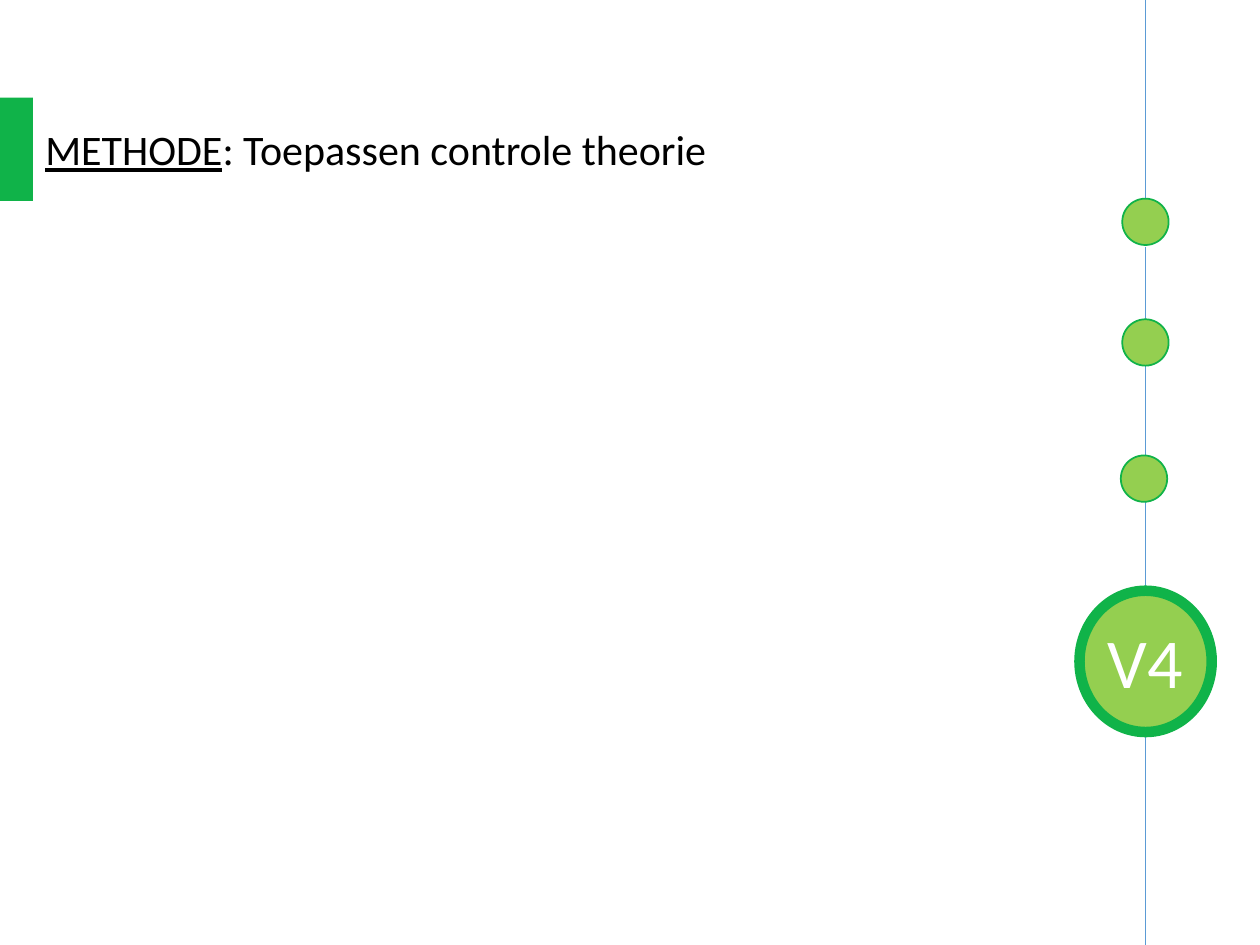
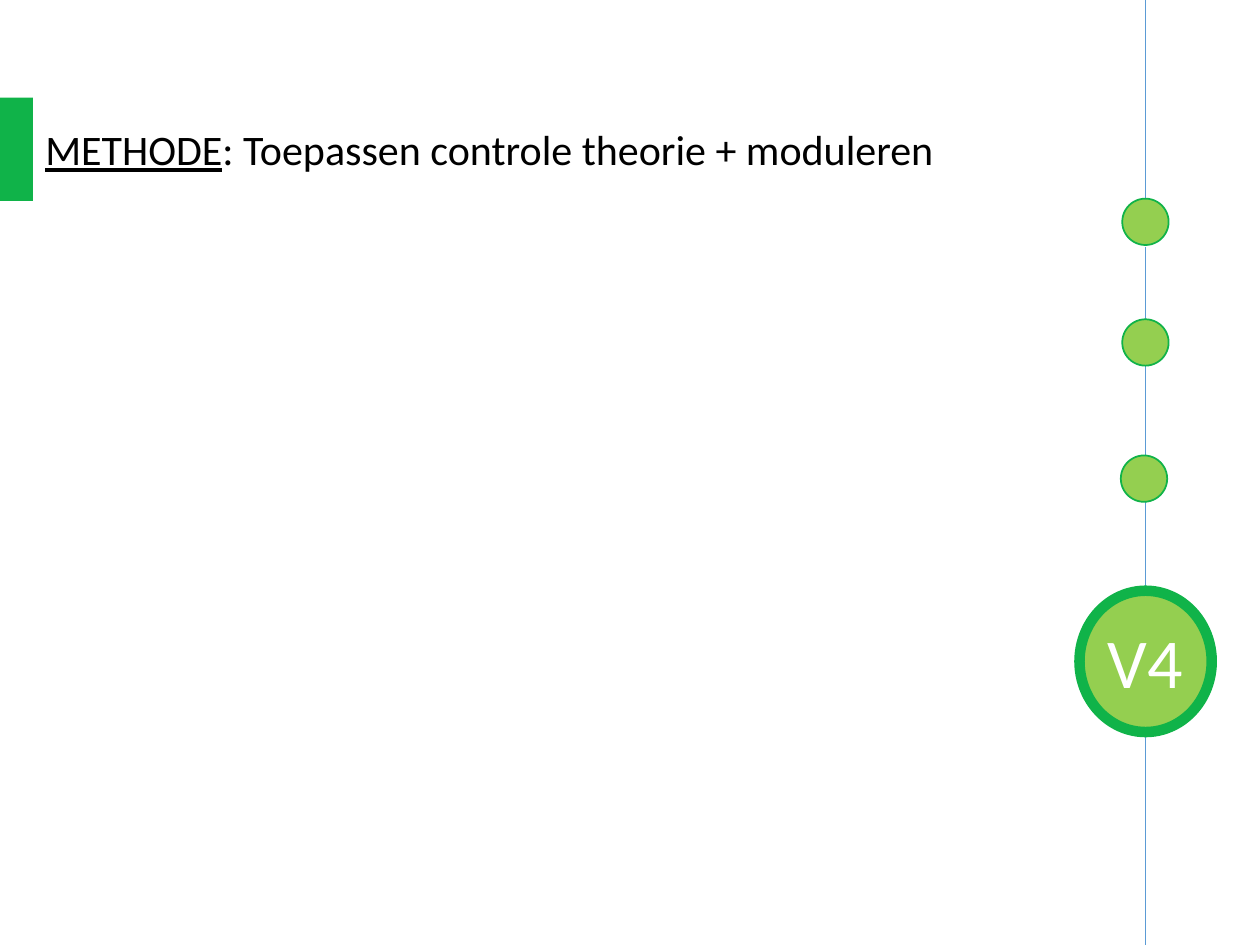
Before and after one commit to kimdebie/Heuristieken-Kaartkleuren, a slide deck: slide 21 of Presentaties/Final/TestDesign v01/8dec.pptx (slide 16 before the commit). Drawn at 1260x945 pixels with LibreOffice and Linux fonts; fonts in the diff are those of the drawing. Boxes give left, top, right and bottom in pixels: in the first picture for what was removed or moved away, otherwise in the second. Text is boxed around its words. In the diff, an @@ line names an element or a change of style, - is before the commit and + after.

```diff
--- a/Presentaties/Final/TestDesign v01/8dec.pptx
+++ b/Presentaties/Final/TestDesign v01/8dec.pptx
@@ text at bbox=[45, 135, 933, 172]: text changed @@
-METHODE: Toepassen controle theorie
+METHODE: Toepassen controle theorie + moduleren
```
Also in this commit, not shown: 4 other slides changed, 5 slides added.
